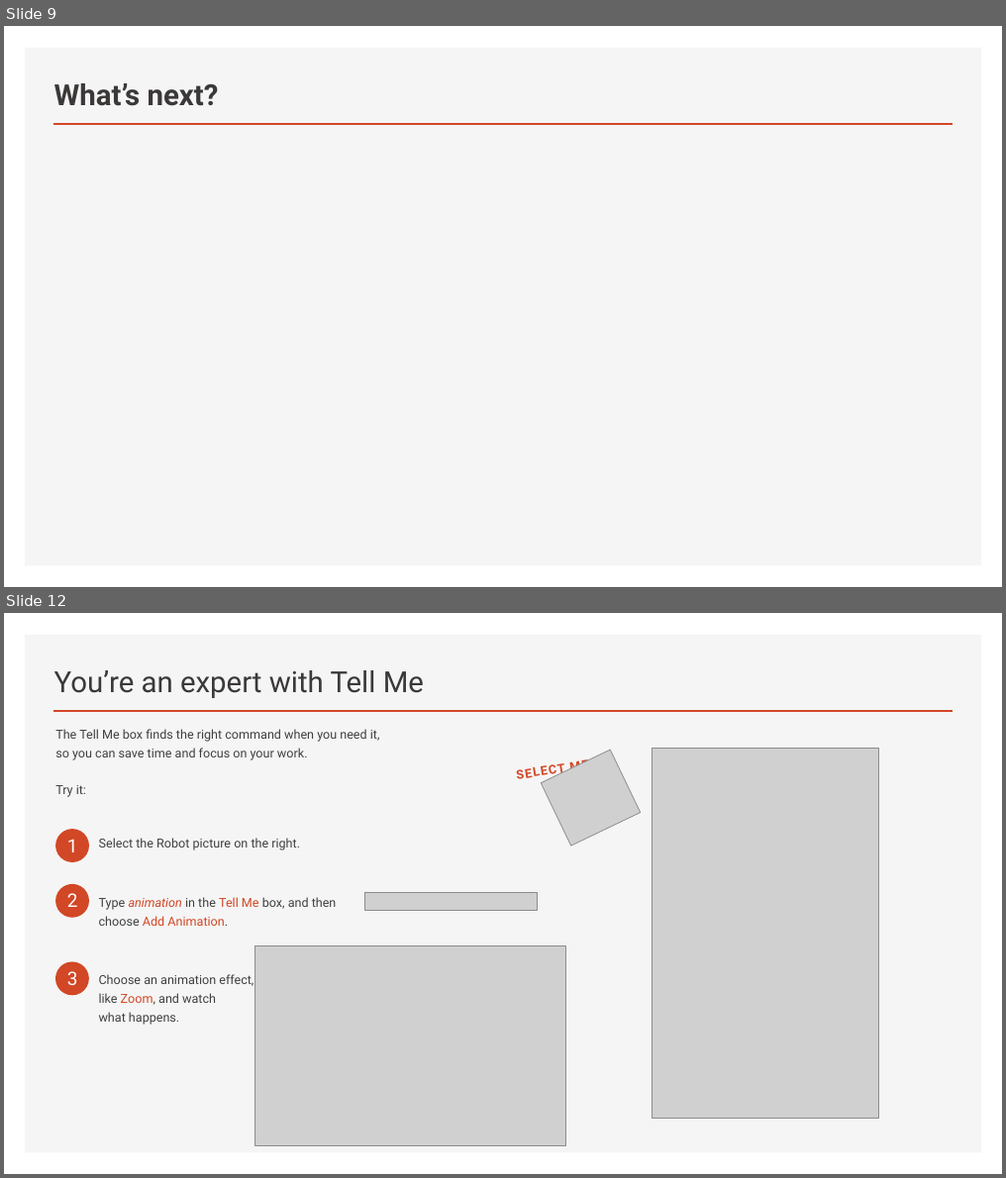
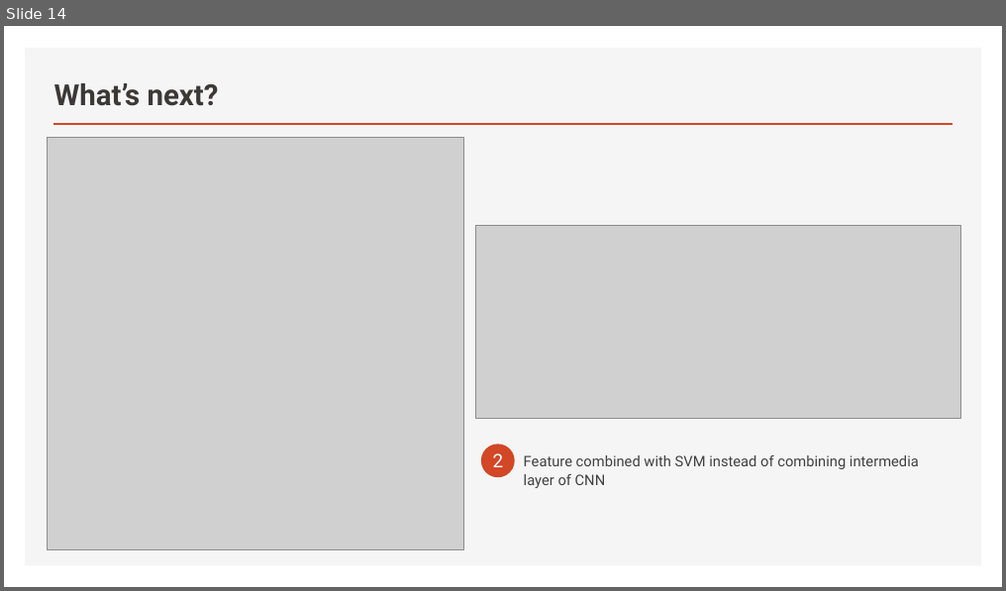
Before and after one commit to truongphucanh/material-classification, a slide deck: summary/slides/main.pptx. Shown one above the other, each under a label of ours: slides 9 and 12 before the commit, slide 14 after it; the slides between them are not shown. The pictures are 1006x1178 and 1006x591 pixels, drawn with LibreOffice and Linux fonts; fonts in the diff are those of the drawing; grey boxes stand for pictures. Boxes give left, top, right and bottom in pixels: in the first picture for what was removed or moved away, otherwise in the second. Text is boxed around its words. In the diff, an @@ line names an element or a change of style, - is before the commit and + after.

```diff
--- a/summary/slides/main.pptx
+++ b/summary/slides/main.pptx
@@ slide 12 removed at (4,613,1002,1174), background #1F1F1F; not listed: 2 template elements that a slide beside it also shows @@
@@ title removed at (54,670,424,698) @@
-You’re an expert with Tell Me
@@ text removed at (55,729,380,797) @@
-The Tell Me box finds the right command when you need it,
-so you can save time and focus on your work.
-Try it:
@@ picture removed at (541,750,641,846) @@
@@ text removed at (570,760,589,769) @@
-SELECT ME
@@ picture removed at (651,748,879,1119) @@
@@ ellipse removed at (55,830,89,863) @@
@@ text removed at (67,839,78,853) @@
-1
@@ text removed at (99,838,300,851) @@
-Select the Robot picture on the right.
@@ ellipse removed at (55,884,89,918) @@
@@ text removed at (67,893,78,907) @@
-2
@@ text removed at (99,897,337,926) @@
-Type animation in the Tell Me box, and then choose Add Animation.
@@ picture removed at (364,892,537,910) @@
@@ ellipse removed at (55,961,89,995) @@
@@ picture removed at (254,947,566,1146) @@
@@ text removed at (67,971,78,985) @@
-3
@@ text removed at (99,974,253,1025) @@
-Choose an animation effect, like Zoom, and watch
-what happens.
@@ what was slide 9 is now slide 14 @@
@@ slide 14 changed as well @@
@@ background #1F1F1F to #FFFFFF @@
@@ picture added at (47,137,463,551) @@
@@ picture added at (475,226,961,418) @@
@@ ellipse added at (481,445,515,478), fill #D24726 @@
@@ text added at (493,454,504,468), 18 pt, text #FFFFFF @@
+2
@@ text added at (524,456,919,488), 14 pt, text #404040 @@
+Feature combined with SVM instead of combining intermedia layer of CNN
```
Also in this commit, not shown: 11 other slides changed, 5 slides added, 3 other slides removed.
